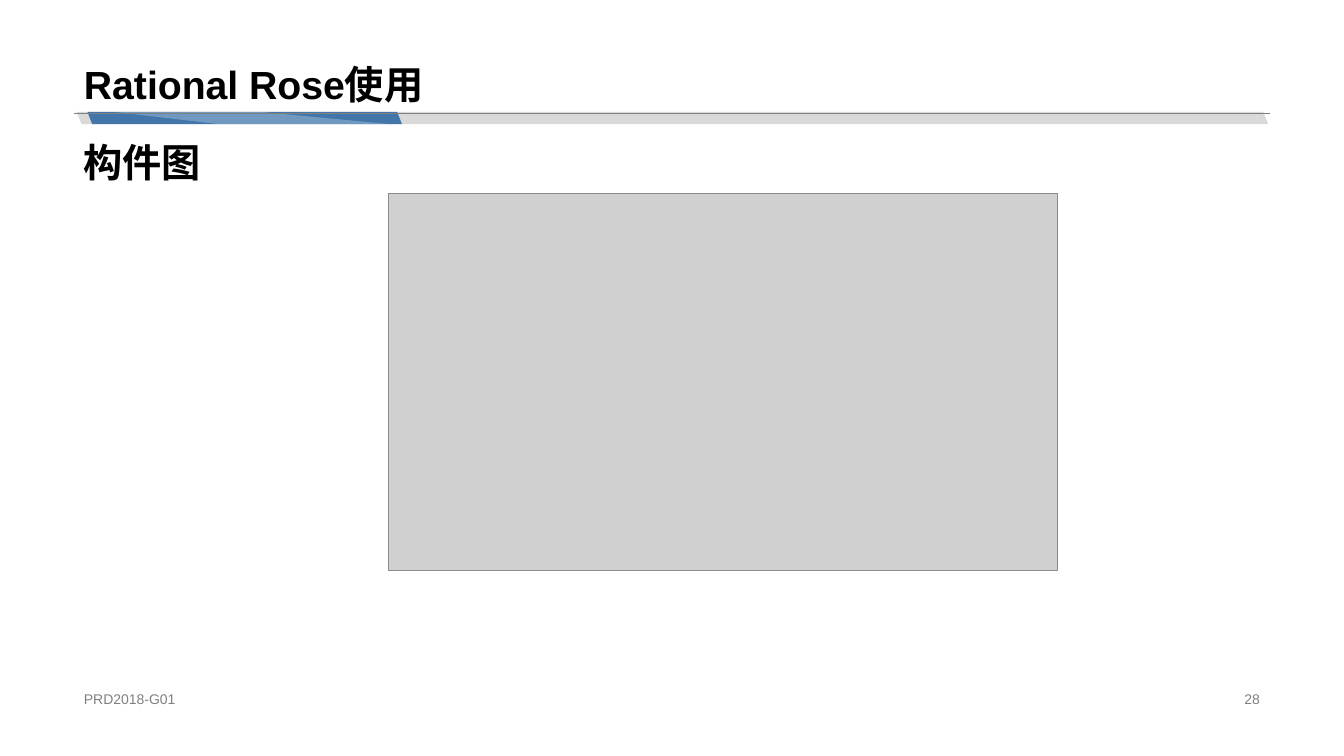
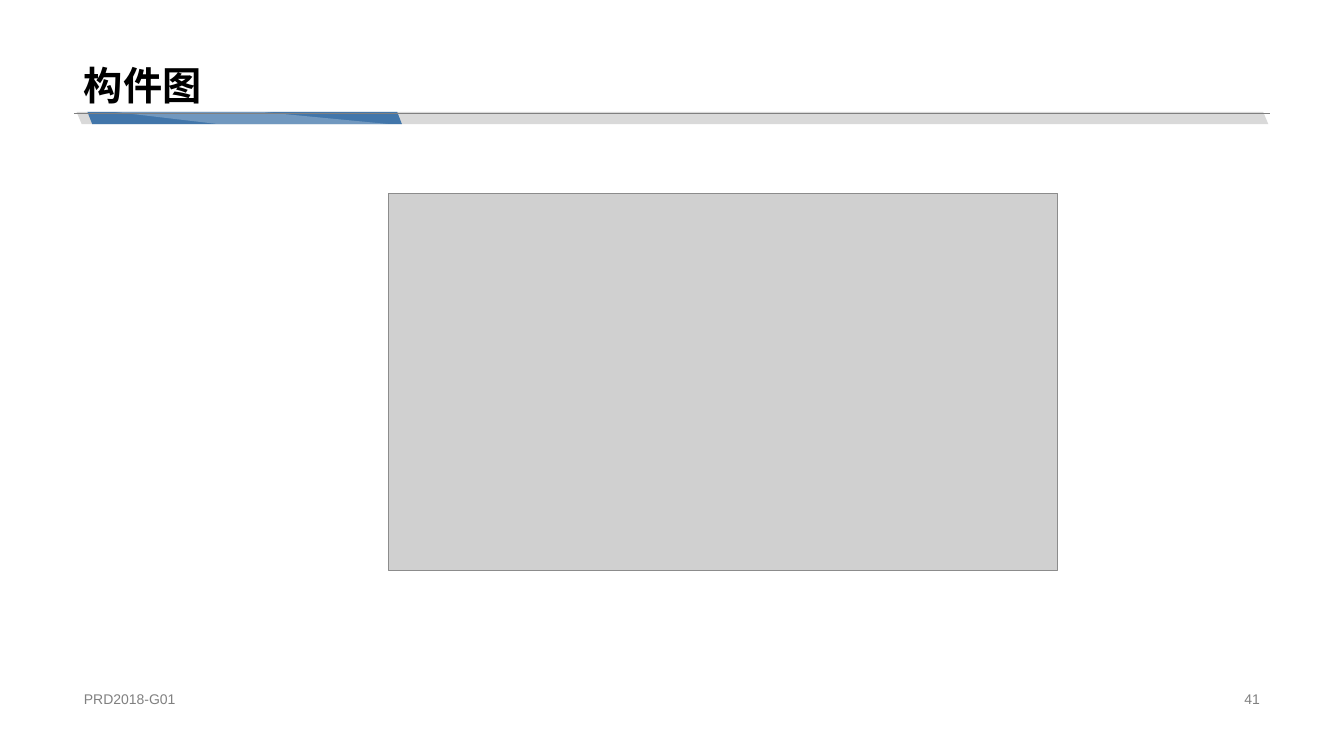
Before and after one commit to cchello/PRD2018-G01, a slide deck: slide 41 of 非受控文档/章奇妙/PRD2018-G01-UML工具：Rational Rose.pptx (slide 28 before the commit). Drawn at 1344x756 pixels with LibreOffice and Linux fonts; fonts in the diff are those of the drawing; grey boxes stand for pictures. Boxes give left, top, right and bottom in pixels: in the first picture for what was removed or moved away, otherwise in the second. Text is boxed around its words. In the diff, an @@ line names an element or a change of style, - is before the commit and + after.

```diff
--- a/非受控文档/章奇妙/PRD2018-G01-UML工具：Rational Rose.pptx
+++ b/非受控文档/章奇妙/PRD2018-G01-UML工具：Rational Rose.pptx
@@ title at [84, 66, 201, 104]: text changed @@
-Rational Rose使用
+构件图
@@ text removed at [83, 143, 200, 181] @@
-构件图
@@ page number at [1244, 694, 1260, 704]: text changed @@
-28
+41
```
Also in this commit, not shown: 24 other slides changed, 20 slides added, 2 slides removed.
